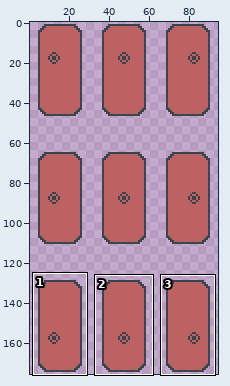
Two states of a pixel-art file, assets/actor/enemy/aseprite/enemy.aseprite. Above: a wide view before the commit, with the close-up outlined.
Close-up. The starting point:
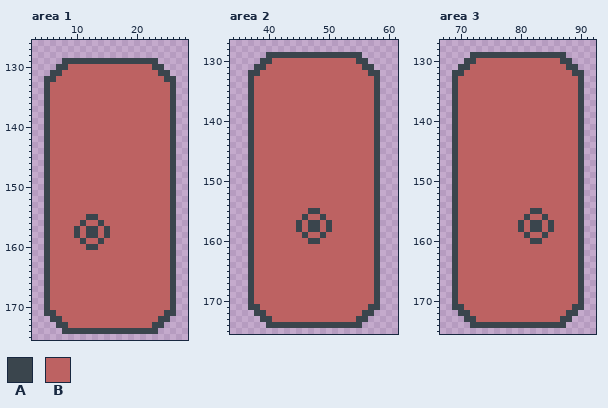
96x176 pixels, 1 frame. Shown: area 1: x 3..28, y 126..175; area 2: x 34..61, y 127..175; area 3: x 67..92, y 127..175. The wide view leaves out empty margins. The commit also changed other parts of the picture, which this record leaves out.
Palette (. is transparent): A #3a454d  B #bd6262
Now the later version:
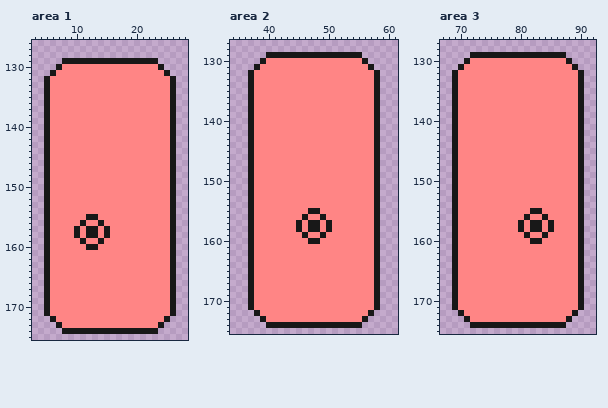
The edit:
@@ palette @@
-A #3a454d
+A #181818
-B #bd6262
+B #ff8585
--- area 1
@@ x 3..28 @@
 129 .....AAAAAAAAAAAAAAAA.....
-130 ....AABBBBBBBBBBBBBBAA....
-131 ...AABBBBBBBBBBBBBBBBAA...
-132 ..AABBBBBBBBBBBBBBBBBBAA..
+130 ....ABBBBBBBBBBBBBBBBA....
+131 ...ABBBBBBBBBBBBBBBBBBA...
+132 ..ABBBBBBBBBBBBBBBBBBBBA..
 133 ..ABBBBBBBBBBBBBBBBBBBBA..
@@ x 3..28 @@
 170 ..ABBBBBBBBBBBBBBBBBBBBA..
-171 ..AABBBBBBBBBBBBBBBBBBAA..
-172 ...AABBBBBBBBBBBBBBBBAA...
-173 ....AABBBBBBBBBBBBBBAA....
+171 ..ABBBBBBBBBBBBBBBBBBBBA..
+172 ...ABBBBBBBBBBBBBBBBBBA...
+173 ....ABBBBBBBBBBBBBBBBA....
 174 .....AAAAAAAAAAAAAAAA.....
--- area 2
@@ x 34..61 @@
 129 ......AAAAAAAAAAAAAAAA......
-130 .....AABBBBBBBBBBBBBBAA.....
-131 ....AABBBBBBBBBBBBBBBBAA....
-132 ...AABBBBBBBBBBBBBBBBBBAA...
+130 .....ABBBBBBBBBBBBBBBBA.....
+131 ....ABBBBBBBBBBBBBBBBBBA....
+132 ...ABBBBBBBBBBBBBBBBBBBBA...
 133 ...ABBBBBBBBBBBBBBBBBBBBA...
@@ x 34..61 @@
 170 ...ABBBBBBBBBBBBBBBBBBBBA...
-171 ...AABBBBBBBBBBBBBBBBBBAA...
-172 ....AABBBBBBBBBBBBBBBBAA....
-173 .....AABBBBBBBBBBBBBBAA.....
+171 ...ABBBBBBBBBBBBBBBBBBBBA...
+172 ....ABBBBBBBBBBBBBBBBBBA....
+173 .....ABBBBBBBBBBBBBBBBA.....
 174 ......AAAAAAAAAAAAAAAA......
--- area 3
@@ x 67..92 @@
 129 .....AAAAAAAAAAAAAAAA.....
-130 ....AABBBBBBBBBBBBBBAA....
-131 ...AABBBBBBBBBBBBBBBBAA...
-132 ..AABBBBBBBBBBBBBBBBBBAA..
+130 ....ABBBBBBBBBBBBBBBBA....
+131 ...ABBBBBBBBBBBBBBBBBBA...
+132 ..ABBBBBBBBBBBBBBBBBBBBA..
 133 ..ABBBBBBBBBBBBBBBBBBBBA..
@@ x 67..92 @@
 170 ..ABBBBBBBBBBBBBBBBBBBBA..
-171 ..AABBBBBBBBBBBBBBBBBBAA..
-172 ...AABBBBBBBBBBBBBBBBAA...
-173 ....AABBBBBBBBBBBBBBAA....
+171 ..ABBBBBBBBBBBBBBBBBBBBA..
+172 ...ABBBBBBBBBBBBBBBBBBA...
+173 ....ABBBBBBBBBBBBBBBBA....
 174 .....AAAAAAAAAAAAAAAA.....
